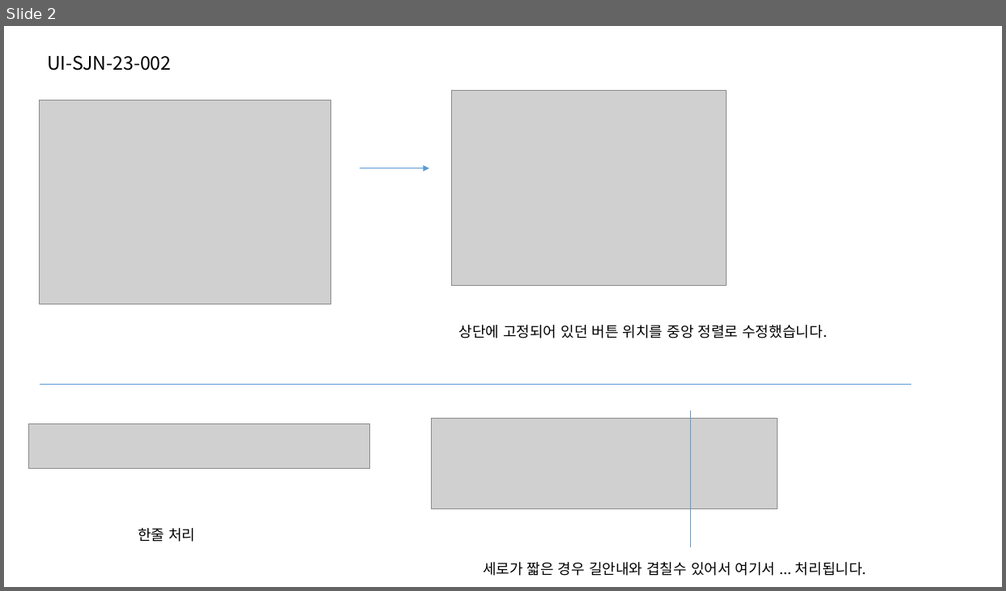
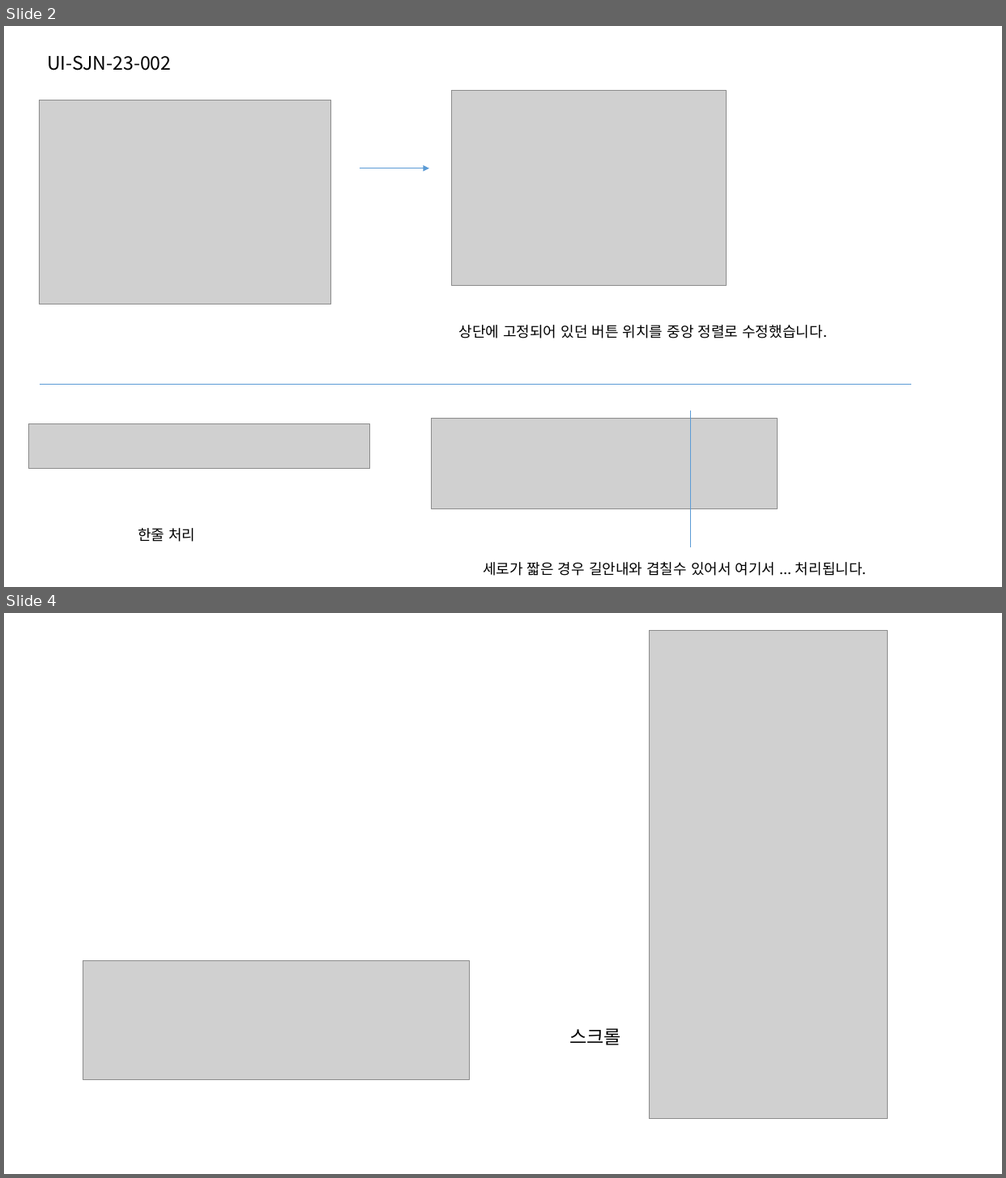
Before and after one commit to jeoungGyy/sejong, a slide deck: ppt/04-04.pptx. Shown one above the other, each under a label of ours: slide 2 before the commit, slides 2 and 4 after it; the slides between them are not shown. The pictures are 1006x591 and 1006x1178 pixels, drawn with LibreOffice and Linux fonts; fonts in the diff are those of the drawing; grey boxes stand for pictures. Boxes give left, top, right and bottom in pixels: in the first picture for what was removed or moved away, otherwise in the second. Text is boxed around its words. In the diff, an @@ line names an element or a change of style, - is before the commit and + after.

```diff
--- a/ppt/04-04.pptx
+++ b/ppt/04-04.pptx
@@ slide 4 added at <box>4,613,1002,1174</box>, background #FFFFFF @@
@@ picture added at <box>650,630,889,1119</box> @@
@@ picture added at <box>83,961,470,1080</box> @@
@@ text added at <box>569,1029,621,1046</box>, 18 pt, text #000000 @@
+스크롤
```
Also in this commit, not shown: 2 other slides added, 12 other files.
